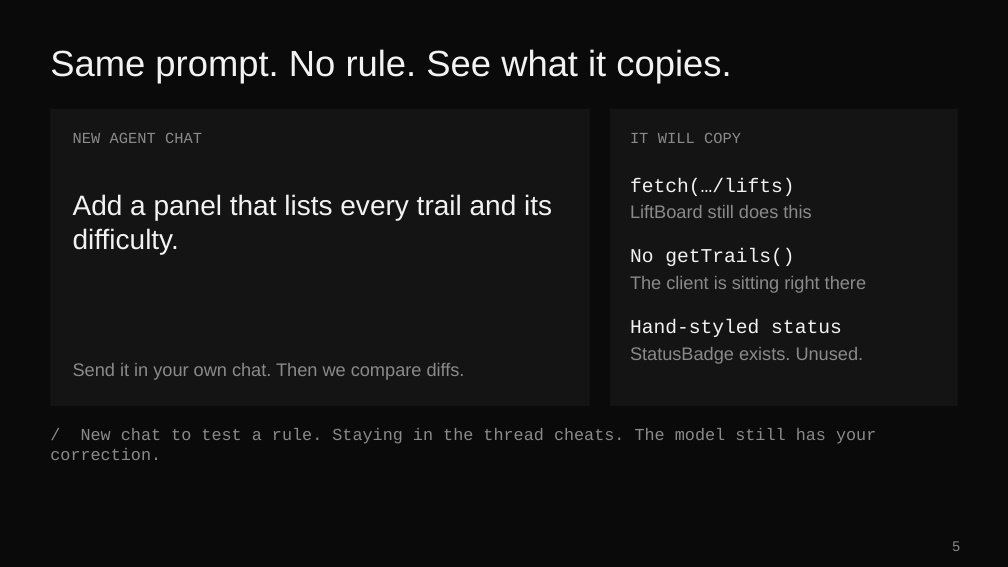
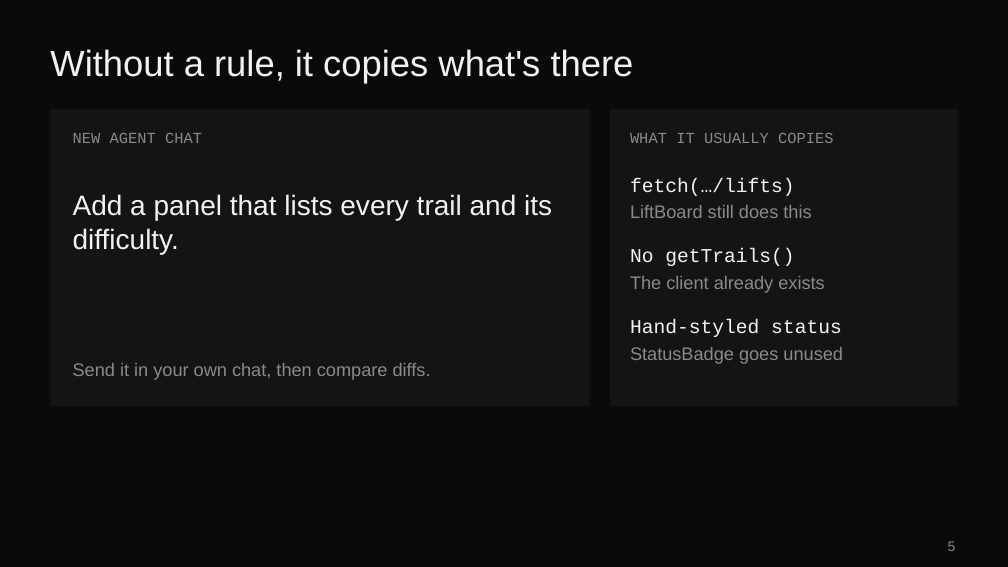
Before and after one commit to eveporcello/snowtooth-rules-teacher-guide, a slide deck: slide 5 of snowtooth-rules.pptx. Drawn at 1008x567 pixels with LibreOffice and Linux fonts; fonts in the diff are those of the drawing. Boxes give left, top, right and bottom in pixels: in the first picture for what was removed or moved away, otherwise in the second. Text is boxed around its words. In the diff, an @@ line names an element or a change of style, - is before the commit and + after.

```diff
--- a/snowtooth-rules.pptx
+++ b/snowtooth-rules.pptx
@@ title at (x1=50, y1=49, x2=634, y2=83): text changed @@
-Same prompt. No rule. See what it copies.
+Without a rule, it copies what's there
@@ text at (x1=630, y1=133, x2=834, y2=143): text changed @@
-IT WILL COPY
+WHAT IT USUALLY COPIES
@@ text at (x1=630, y1=276, x2=824, y2=293): text changed @@
-The client is sitting right there
+The client already exists
@@ text at (x1=630, y1=347, x2=843, y2=364): text changed @@
-StatusBadge exists. Unused.
+StatusBadge goes unused
@@ text at (x1=73, y1=363, x2=431, y2=380): text changed @@
-Send it in your own chat. Then we compare diffs.
+Send it in your own chat, then compare diffs.
@@ text removed at (x1=50, y1=428, x2=876, y2=460) @@
-/ New chat to test a rule. Staying in the thread cheats. The model still has your correction.
@@ page number moved from (x1=952, y1=541, x2=960, y2=551) to (x1=948, y1=541, x2=956, y2=551) @@
```
Also in this commit, not shown: 8 other slides changed, 3 other files.
